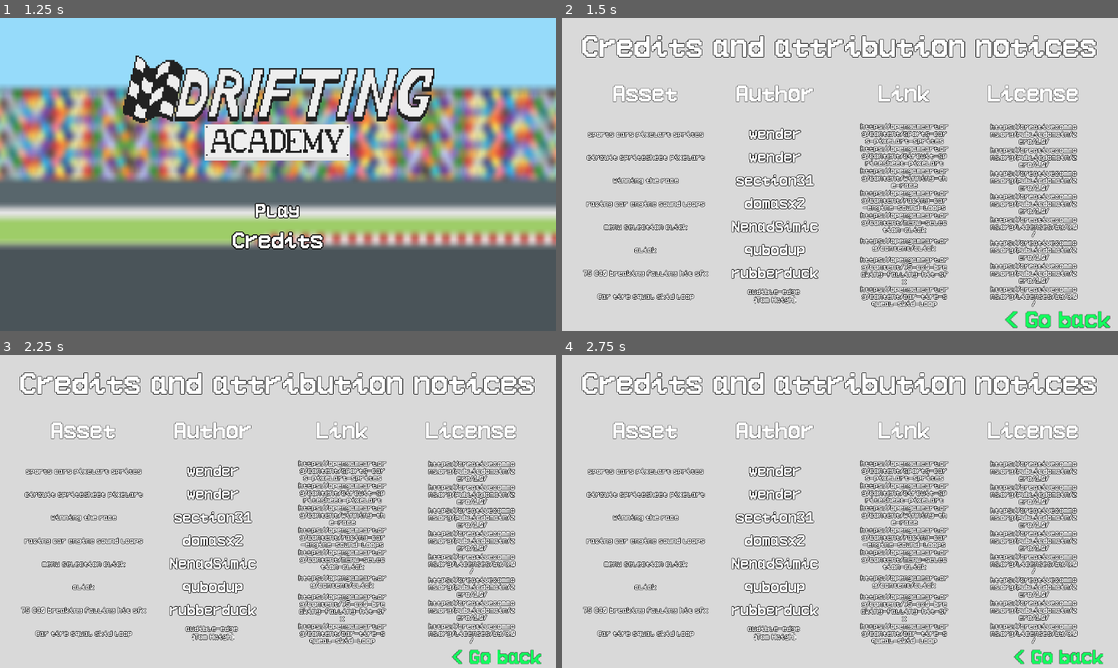
Above: before the commit, frames 1-4 (two rows, left to right).
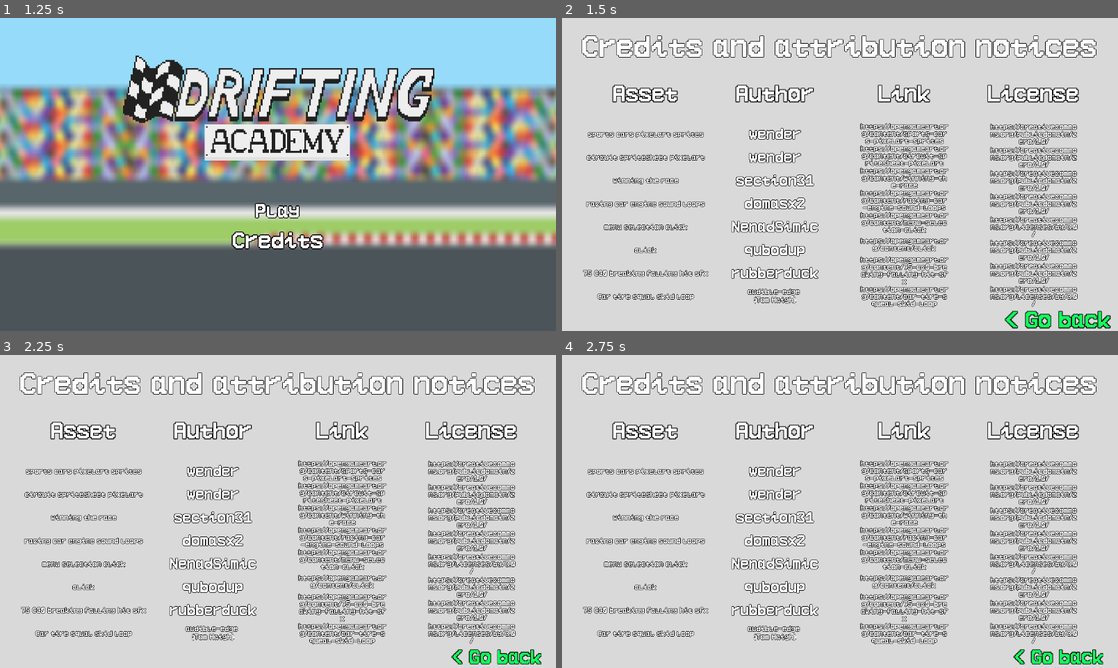
Above: after the commit, the same moments.

Repository: rocketCarlos/DriftingAcademy
Game: Godot game, scene res://scenes/Game.tscn
Same seed, same stepped clock (60 frames per second), same inputs: the game is played once before the commit and once after it.
Inputs (mouse positions are in pixels of both pictures, inside the frame that each line leads up to):
- Up to frame 1 (1.25 s): tap R (Restart, bound only after the commit) at 0.5 s; move the mouse to (278, 212) at 0.52 s; press the mouse at (278, 212) at 0.53 s
- Up to frame 2 (1.5 s): tap R (Restart, bound only after the commit) at 1.25 s; move the mouse to (840, 240) at 1.27 s; release the mouse at (840, 240) at 1.28 s; click (840, 240) at 1.35 s
- Up to frame 3 (2.25 s): tap R (Restart, bound only after the commit) at 2 s; move the mouse to (500, 658) at 2.02 s; press the mouse at (500, 658) at 2.03 s
- Up to frame 4 (2.75 s): no input

Frame 1 is identical in both runs. In frame 2, 1.4% of the frame differs, in the area x 9-99%, y 21-100%; in frame 3, 1.3%; in frame 4, 1.3%.

Commit message:
Add restart button

Diff:
--- a/assets/LabelSettings.tres
+++ b/assets/LabelSettings.tres
@@ -5,5 +5,5 @@
 [resource]
 font = ExtResource("1_6ajit")
 font_size = 48
-outline_size = 2
+outline_size = 6
 outline_color = Color(0, 0, 0, 1)
--- a/project.godot
+++ b/project.godot
@@ -31,6 +31,11 @@
 "events": [Object(InputEventMouseButton,"resource_local_to_scene":false,"resource_name":"","device":-1,"window_id":0,"a …(257 unchanged characters)…
 ]
 }
+Restart={
+"deadzone": 0.2,
+"events": [Object(InputEventKey,"resource_local_to_scene":false,"resource_name":"","device":-1,"window_id":0,"alt_pressed":false,"shift_pressed":false,"ctrl_pressed":false,"meta_pressed":false,"pressed":false,"keycode":0,"physical_keycode":82,"key_label":0,"unicode":114,"location":0,"echo":false,"script":null)
+]
+}
 
 [layer_names]
 
--- a/scenes/RaceUI/race_ui.gd
+++ b/scenes/RaceUI/race_ui.gd
@@ -18,12 +18,25 @@
 	Globals.first_lap_start.connect(_on_first_lap_start)
 
 func _process(delta: float) -> void:
+	if Input.is_action_just_pressed("Restart"):
+		restart()
+		Globals.level_restart.emit()
+
 	if track_time:
 		elapsed_time += delta
 		time_label.text = str(elapsed_time).pad_decimals(2)
 		if Globals.car_speeed > 300:
 			Globals.car_speeed = 300
 		speed_label.text = str(ceili(Globals.car_speeed))
+
+func restart() -> void:
+	track_time = false
+	time_label.text = 'Cross the finish line to start!'
+	speed_label.text = '0'
+	current_lap = 1
+	lap_label.text = '1/' + str(total_laps)
+	all_times = []
+
 
 func _on_lap_completed():
 	print(time_label.text)
@@ -32,12 +45,7 @@
 	elapsed_time = 0
 	if current_lap == total_laps:
 		Globals.all_laps_completed.emit(all_times, str(total_time).pad_decimals(2))
-		track_time = false
-		time_label.text = 'Cross the finish line to start!'
-		speed_label.text = '0'
-		current_lap = 1
-		lap_label.text = '1/' + str(total_laps)
-		all_times = []
+		restart()
 	else:
 		current_lap += 1
 		lap_label.text = str(current_lap) + '/' + str(total_laps)
--- a/scenes/RaceUI/race_ui.tscn
+++ b/scenes/RaceUI/race_ui.tscn
@@ -1,7 +1,13 @@
-[gd_scene load_steps=3 format=3 uid="uid://dfhxi2tmvyfhm"]
+[gd_scene load_steps=5 format=3 uid="uid://dfhxi2tmvyfhm"]
 
 [ext_resource type="LabelSettings" uid="uid://d25n4716373ex" path="res://assets/LabelSettings.tres" id="1_i3wf3"]
 [ext_resource type="Script" uid="uid://calktoknmbx3q" path="res://scenes/RaceUI/race_ui.gd" id="1_tto6j"]
+[ext_resource type="FontFile" uid="uid://bnpj2hvawy3av" path="res://assets/WenderFont2.ttf" id="3_k0628"]
+
+[sub_resource type="LabelSettings" id="LabelSettings_u2ssu"]
+font = ExtResource("3_k0628")
+outline_size = 2
+outline_color = Color(0, 0, 0, 1)
 
 [node name="RaceUI" type="Control"]
 texture_filter = 1
@@ -66,3 +72,17 @@
 grow_vertical = 2
 text = "1/5"
 label_settings = ExtResource("1_i3wf3")
+
+[node name="RestartInfo" type="Label" parent="."]
+layout_mode = 1
+anchors_preset = 2
+anchor_top = 1.0
+anchor_bottom = 1.0
+offset_left = 22.0
+offset_top = -47.0
+offset_right = 183.0
+offset_bottom = -20.0
+grow_vertical = 0
+text = "Press R to restart the circuit"
+label_settings = SubResource("LabelSettings_u2ssu")
+autowrap_mode = 3
--- a/scenes/circuits/RaceCheckpoints.gd
+++ b/scenes/circuits/RaceCheckpoints.gd
@@ -3,6 +3,9 @@
 var finish_line_start: bool = true # whether it is the first time the player crosses the finish line
 var total_checkpoints: int = 6
 var current_checkpoint: int = 0
+
+func _ready() -> void:
+	Globals.level_restart.connect(_on_level_restart)
 
 func _on_race_checkpoints_body_shape_entered(body_rid: RID, body: Node2D, body_shape_index: int, local_shape_index: int) -> void:
 	if local_shape_index == 0 and finish_line_start:
@@ -16,3 +19,6 @@
 		# this is a completed lap
 		Globals.lap_completed.emit()
 		current_checkpoint = 0
+
+func _on_level_restart() -> void:
+	finish_line_start = true
--- a/scenes/circuits/circuit_1.gd
+++ b/scenes/circuits/circuit_1.gd
@@ -4,14 +4,27 @@
 @onready var initial_colliders = $InitialColliders
 @onready var car = $Car
 
+var car_initial_position
+var car_initial_rotation
+
 func _ready() -> void:
 	Globals.circuit_tileset = circuit_tileset
 	Globals.first_lap_start.connect(_on_first_lap_start)
 	Globals.all_laps_completed.connect(_on_all_laps_completed)
+	Globals.level_restart.connect(_on_level_restart)
 	car.update_skin(Globals.car_skin)
+	car_initial_position = car.position
+	car_initial_rotation = car.rotation
+
 
 func _on_first_lap_start() -> void:
-	initial_colliders.queue_free()
+	initial_colliders.process_mode = Node.PROCESS_MODE_DISABLED
 
 func _on_all_laps_completed(all_times, total_times) -> void:
 	queue_free()
+
+func _on_level_restart() -> void:
+	initial_colliders.process_mode = Node.PROCESS_MODE_ALWAYS
+	car.position = car_initial_position
+	car.rotation = car_initial_rotation
+	car.velocity = Vector2.ZERO
--- a/scenes/globals.gd
+++ b/scenes/globals.gd
@@ -10,6 +10,8 @@
 
 signal all_laps_completed(all_times: Array[String], total_time: String)
 
+signal level_restart
+
 var best_lap: float
 var best_total: float
 var car_skin: int
